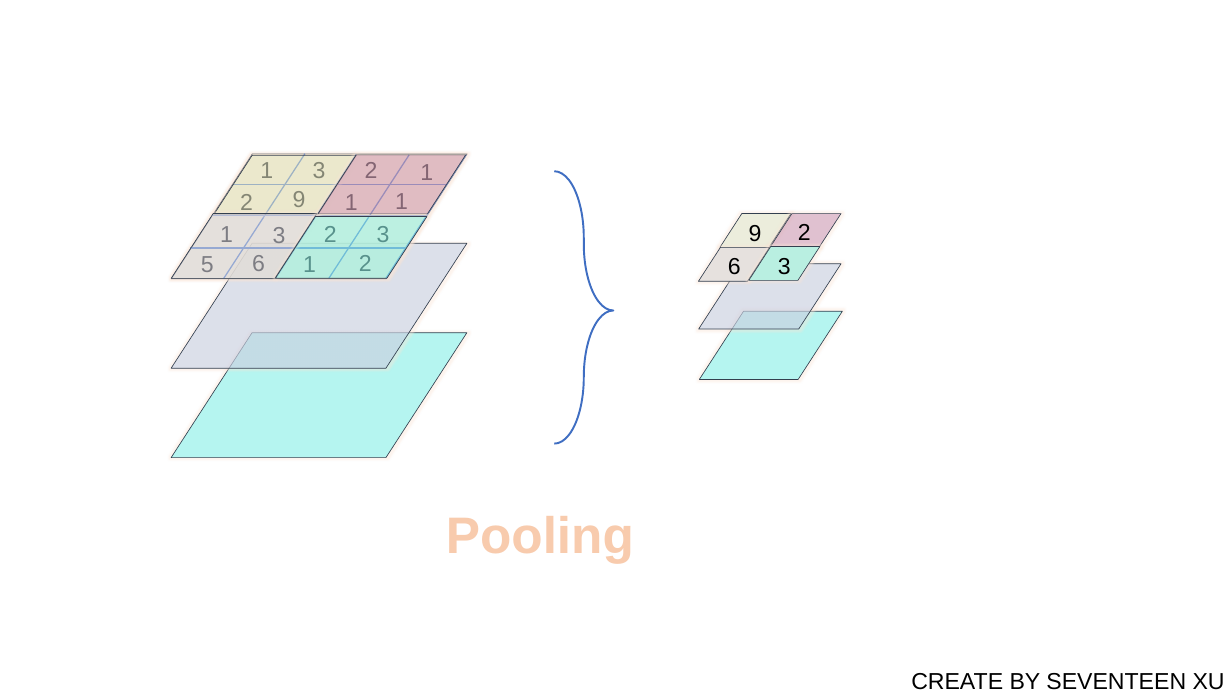
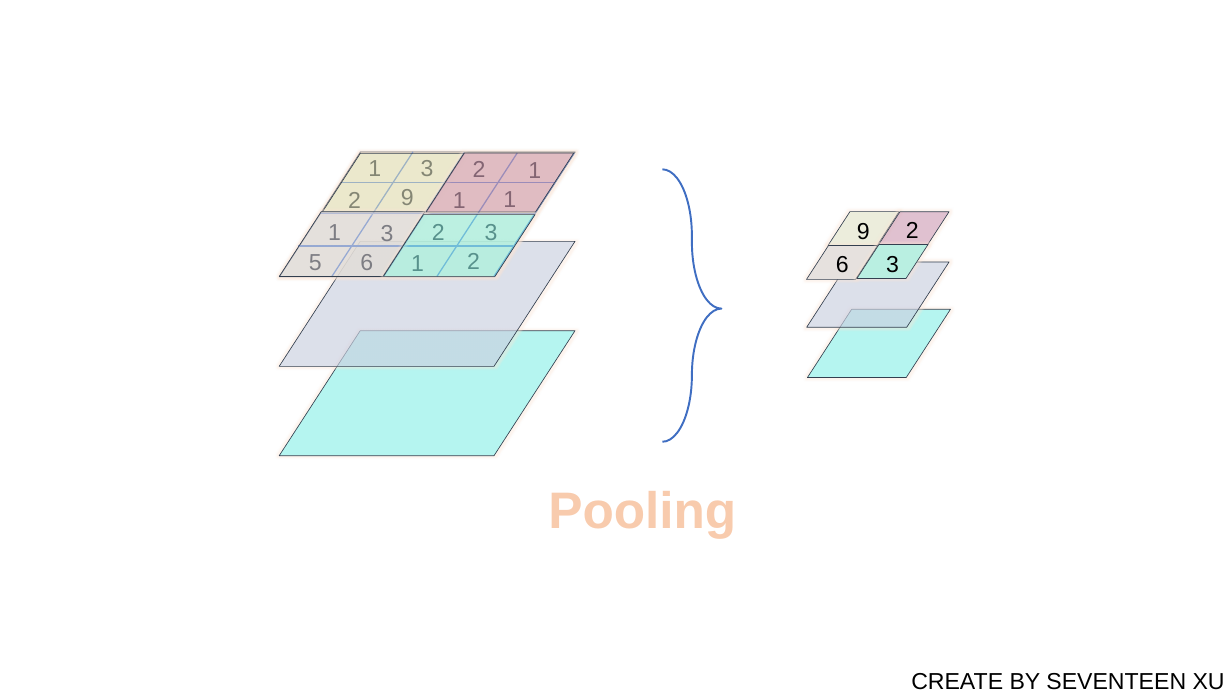
Before and after one commit to seventeenxsq/CUDA_CNN_Forward, a slide deck: slide 3 of CUDA画图.pptx. Drawn at 1232x693 pixels with LibreOffice and Linux fonts; fonts in the diff are those of the drawing. Boxes give left, top, right and bottom in pixels: in the first picture for what was removed or moved away, otherwise in the second. Text is boxed around its words. In the diff, an @@ line names an element or a change of style, - is before the commit and + after.

```diff
--- a/CUDA画图.pptx
+++ b/CUDA画图.pptx
@@ text "1": place and size @@
-text "1" at <box>345,194,358,214</box>
+text "1" at <box>453,192,466,212</box>
@@ text "1": place and size @@
-text "1" at <box>303,256,316,272</box>
+text "1" at <box>411,255,424,271</box>
@@ 18 texts, 13 parallelograms, 7 lines, 1 right brace: place and size @@
-18 texts, 13 parallelograms, 7 lines, 1 right brace at <box>171,153,843,457</box>
+18 texts, 13 parallelograms, 7 lines, 1 right brace at <box>279,152,951,456</box>
@@ text "Pooling": place and size @@
-text "Pooling" at <box>446,516,634,563</box>
+text "Pooling" at <box>548,491,736,538</box>
```
Also in this commit, not shown: 2 other slides changed, 1 slide added, 11 other files.
